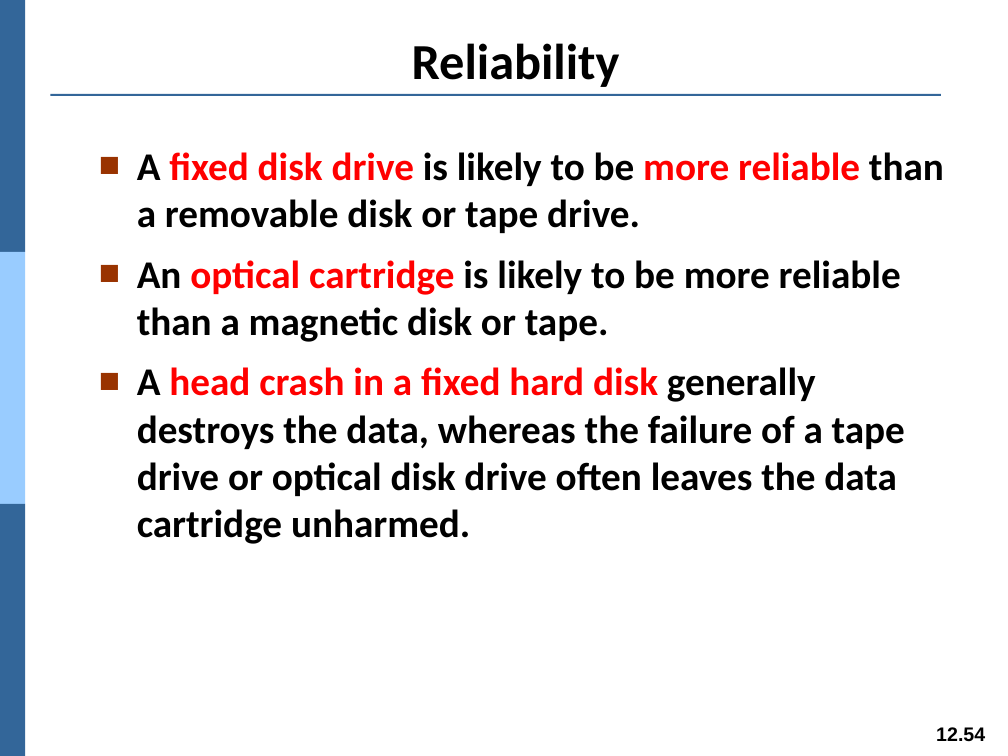
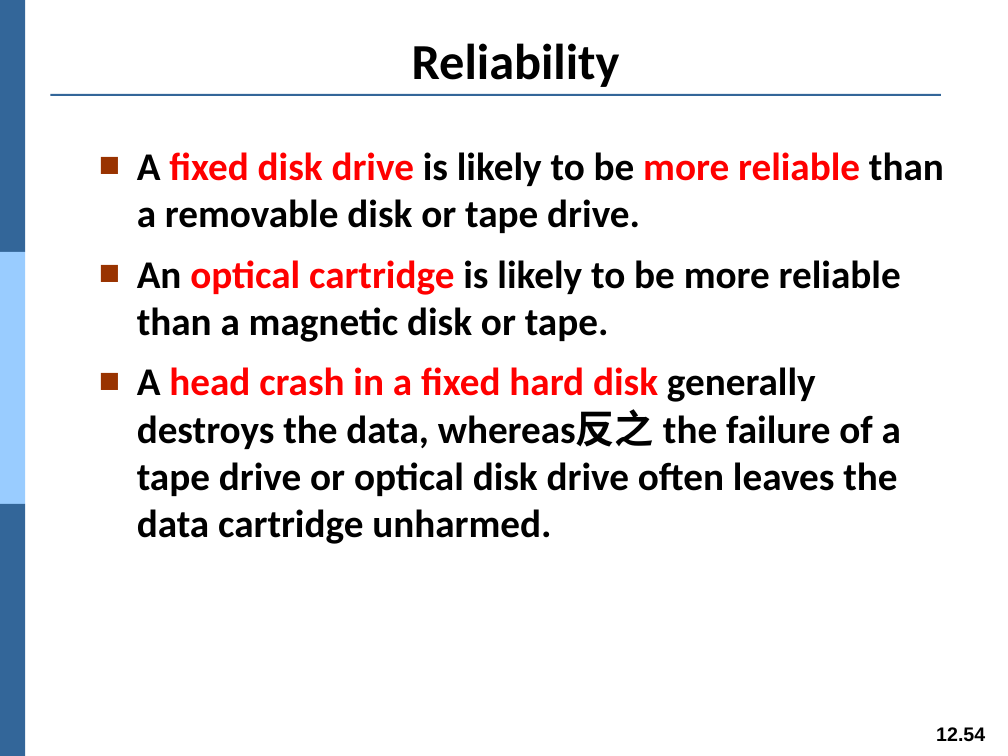
Before and after one commit to Yang09701194/OS_Learning, a slide deck: slide 54 of ch12.pptx. Drawn at 1008x756 pixels with LibreOffice and Linux fonts; fonts in the diff are those of the drawing. Boxes give left, top, right and bottom in pixels: in the first picture for what was removed or moved away, otherwise in the second. Text is boxed around its words. In the diff, an @@ line names an element or a change of style, - is before the commit and + after.

```diff
--- a/ch12.pptx
+++ b/ch12.pptx
@@ text at <box>137,367,901,544</box>: text changed @@
-■ A head crash in a fixed hard disk generally destroys the data, whereas the failure of a tape drive or optical disk drive often leaves the data cartridge unharmed.
+■ A head crash in a fixed hard disk generally destroys the data, whereas反之 the failure of a tape drive or optical disk drive often leaves the data cartridge unharmed.
```
Also in this commit, not shown: 16 other slides changed.
